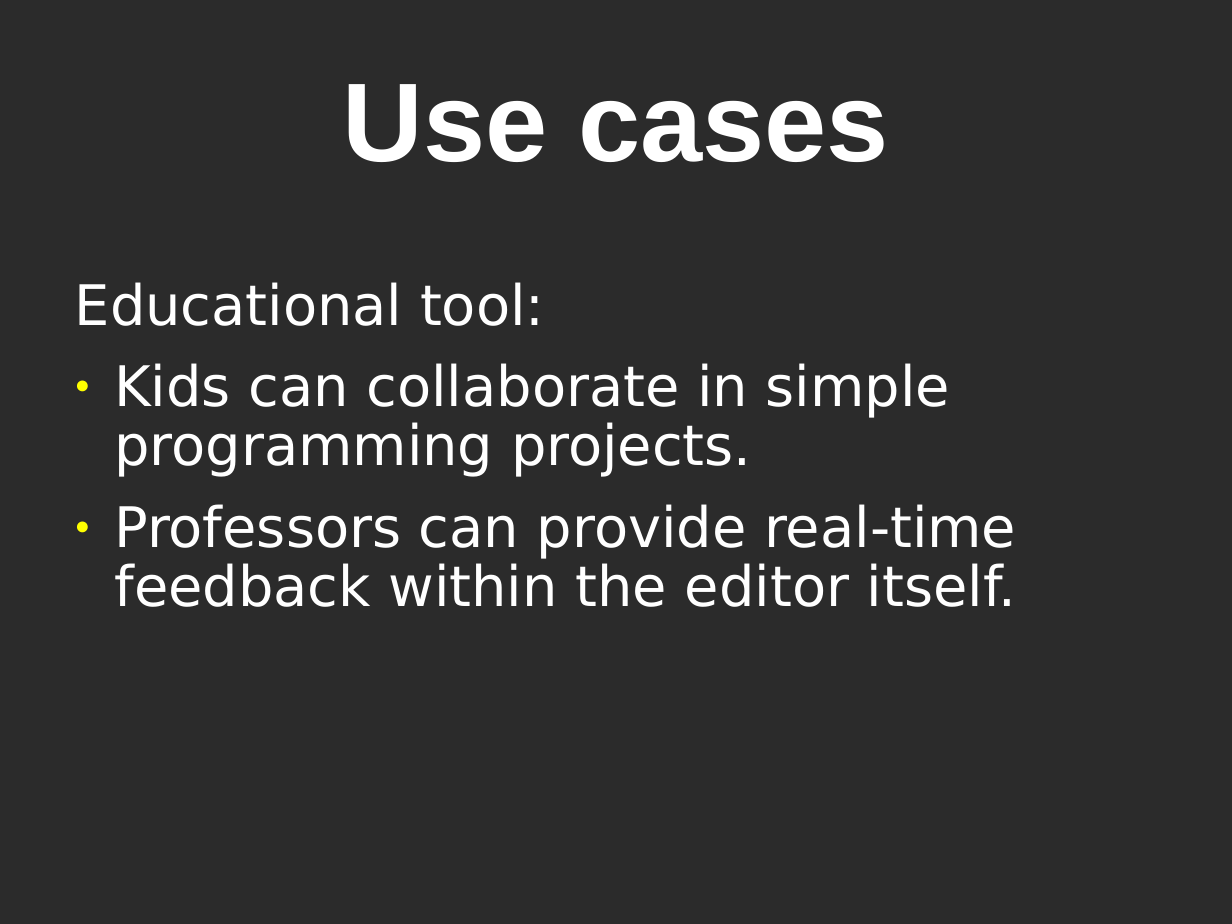
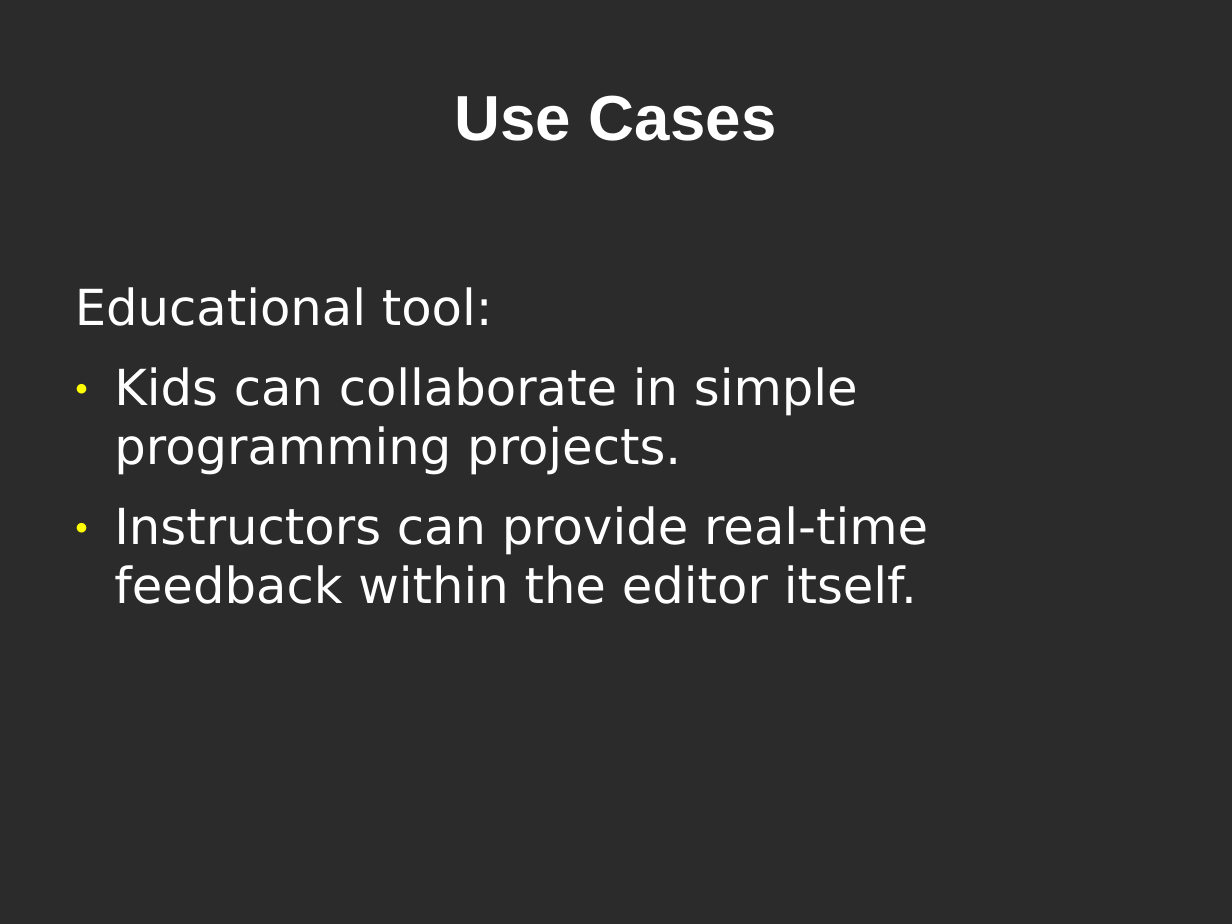
Before and after one commit to CoNetPad/CoNetPad, a slide deck: slide 8 of docs/Deliverable1/Presentation/Presentation1.ppt (slide 6 before the commit). Drawn at 1232x924 pixels with LibreOffice and Linux fonts; fonts in the diff are those of the drawing; background and template pictures are left out; a plain dark background stands for a picture behind light text. Boxes give left, top, right and bottom in pixels: in the first picture for what was removed or moved away, otherwise in the second. Text is boxed around its words. In the diff, an @@ line names an element or a change of style, - is before the commit and + after.

Commit message:
Added Project Plan section to presentation. Minor edits of other sections.

```diff
--- a/docs/Deliverable1/Presentation/Presentation1.ppt
+++ b/docs/Deliverable1/Presentation/Presentation1.ppt
@@ title at (455, 95, 776, 141): text changed; size 72 to 41 pt @@
-Use cases
+Use Cases
@@ text at (75, 287, 858, 475): size 36 to 32 pt in "Educational tool:", "Kids can collaborate in simple programming projects."; line spacing 0.88 to 0.98 @@
@@ text at (114, 506, 928, 604): text changed; size 36 to 32 pt @@
-● Professors can provide real-time feedback within the editor itself.
+● Instructors can provide real-time feedback within the editor itself.
```
Also in this commit, not shown: 13 other slides changed, 3 slides added, 2 slides removed, 1 other file.
